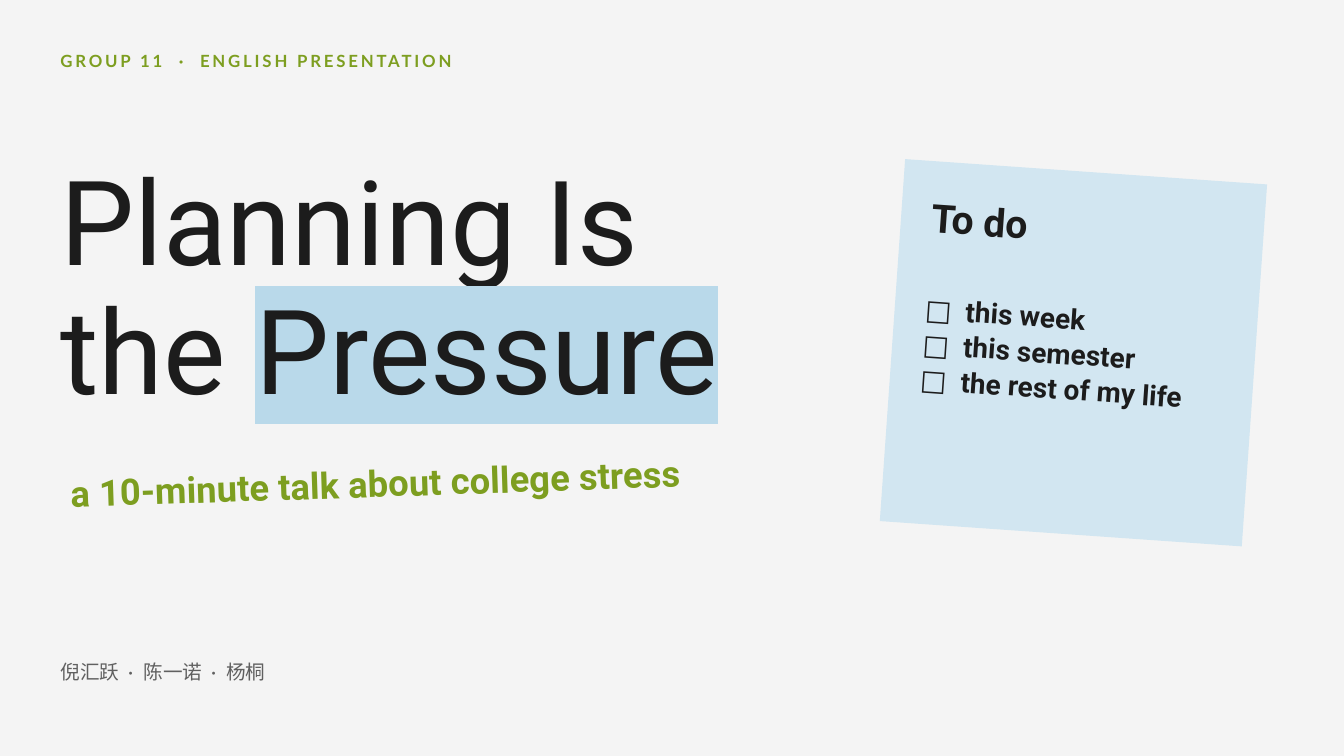
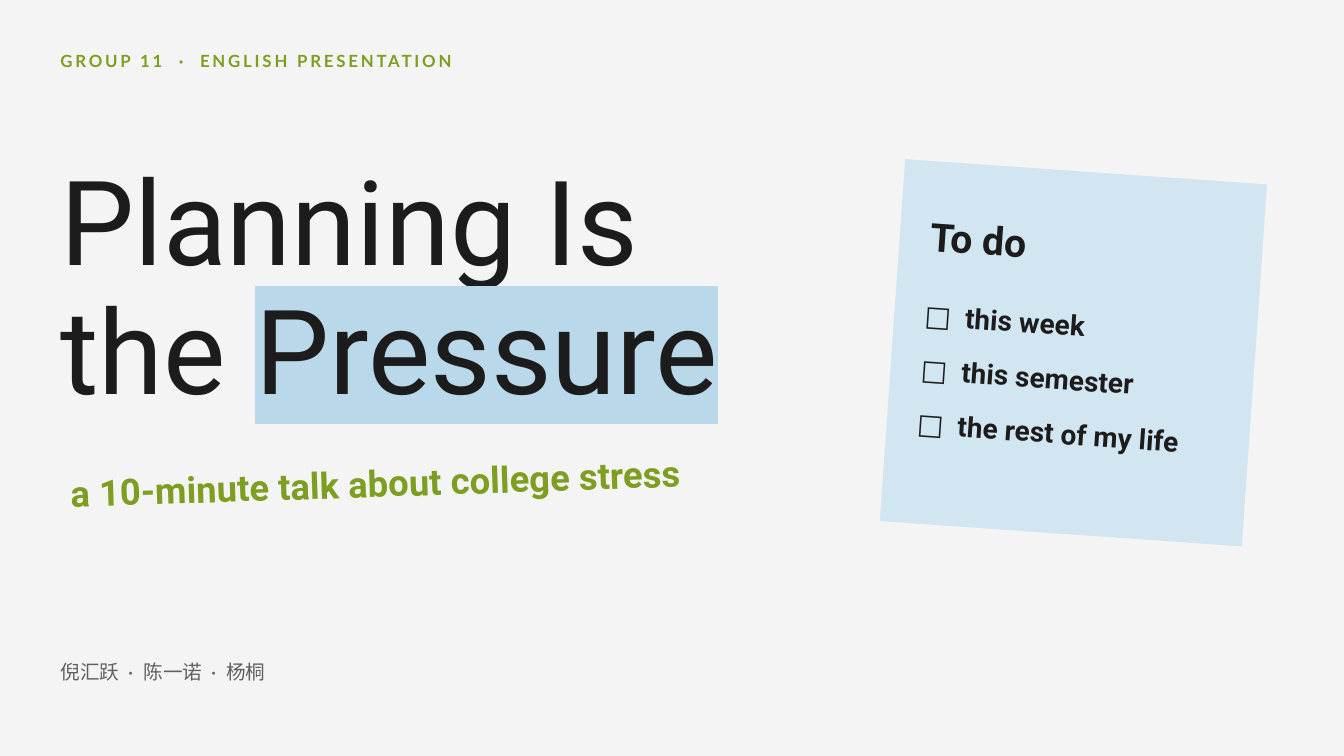
Before and after one commit to Kyson-CCHEN/English-presentation, a slide deck: slide 1 of Planning_Is_the_Pressure.pptx. Drawn at 1344x756 pixels with LibreOffice and Linux fonts; fonts in the diff are those of the drawing; background and template pictures are left out. Boxes give left, top, right and bottom in pixels: in the first picture for what was removed or moved away, otherwise in the second. Text is boxed around its words. In the diff, an @@ line names an element or a change of style, - is before the commit and + after.

```diff
--- a/Planning_Is_the_Pressure.pptx
+++ b/Planning_Is_the_Pressure.pptx
@@ text "To do" at (x1=929, y1=223, x2=1178, y2=454): line spacing 1.05 to 1.45; more space between paragraphs @@
```
Also in this commit, not shown: 6 other slides changed.
